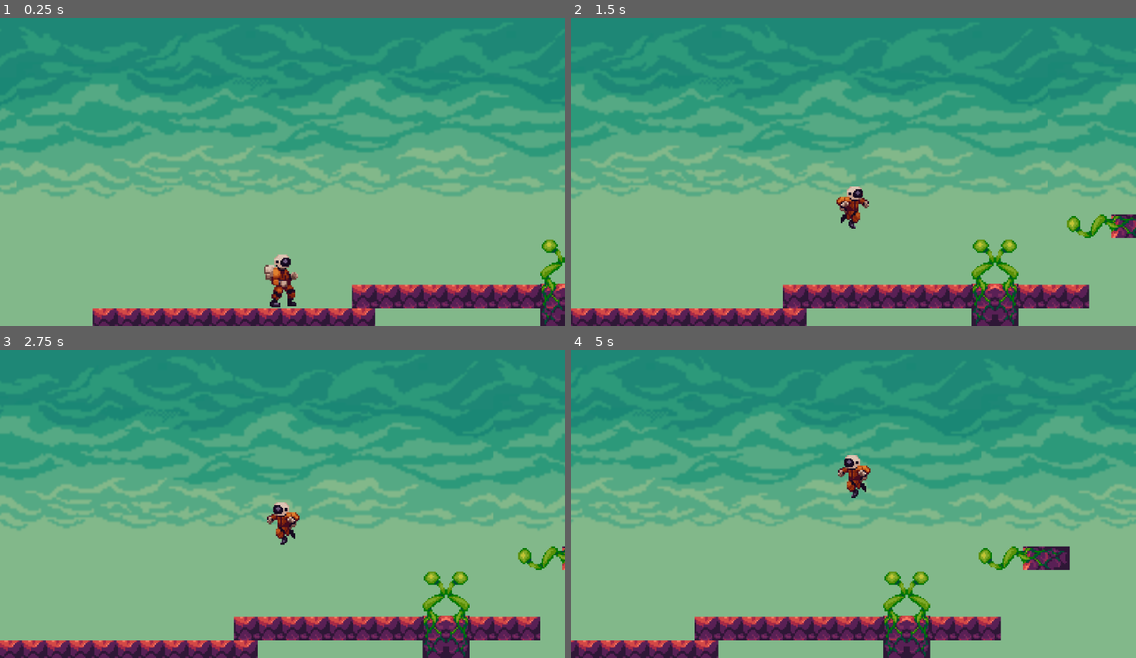
Above: before the commit, frames 1-4 (two rows, left to right).
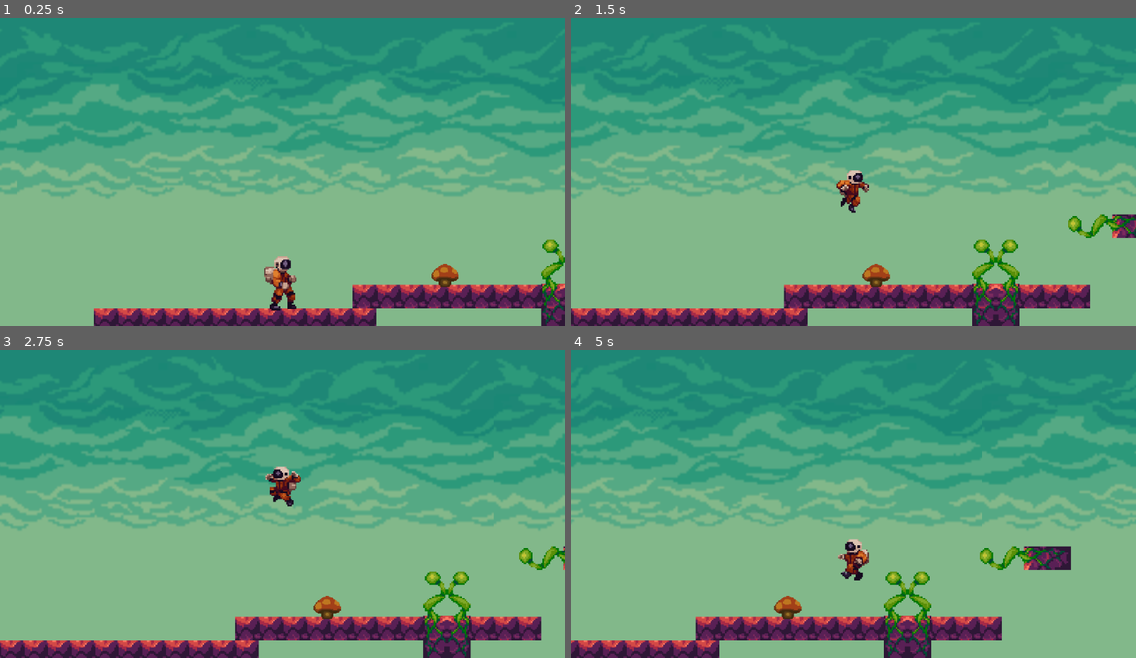
Above: after the commit, the same moments.

Repository: Eggsquisite/Regrowth
Game: Godot game, scene res://Levels/Level1.tscn
The game is run twice, just before and just after one commit, with the same random seed, the same clock (stepped at 60 frames per second) and the same inputs.
Inputs:
- Up to frame 1 (0.25 s): no input
- Up to frame 2 (1.5 s): hold D (right) from 0.53 s (still down); tap Space (jump) at 0.6, 0.77, 1.07, 1.35 s
- Up to frame 3 (2.75 s): tap Space (jump) at 1.52, 1.82, 2.1 s; release D (right) at 2.03 s; hold A (left) from 2.03 s (still down)
- Up to frame 4 (5 s): release A (left) at 2.78 s; hold D (right) 2.78-4.28 s; tap Space (jump) at 2.85, 3.02, 3.32, 3.6, 3.77, 4.07, 4.35, 4.52, 4.82 s; hold A (left) from 4.28 s (still down)

The runs differ from the first frame. In frame 1, 2.2% of the frame differs, in the area x 2-100%, y 53-100%; in frame 2, 3.1%; in frame 3, 3.2%, in the area x 0-100%, y 37-100%; in frame 4, 3.2%.

Commit message:
Added mushroom bounce

Diff:
--- /dev/null
+++ b/Interactables/Mushroom.gd
@@ -0,0 +1,11 @@
+extends AnimatedSprite
+
+
+func _ready():
+	$AnimationPlayer.play("mushroom_boost")
+
+
+func _on_Area2D_body_entered(body):
+	$AnimationPlayer.play("mushroom_boost")
+	if body.has_method("Boost"):
+		body.Boost()
--- /dev/null
+++ b/Interactables/MushroomBig.tscn
@@ -0,0 +1,61 @@
+[gd_scene load_steps=12 format=2]
+
+[ext_resource path="res://GFX/Interactables/Mushrooms/Big/mushroom7.png" type="Texture" id=1]
+[ext_resource path="res://GFX/Interactables/Mushrooms/Big/mushroom4.png" type="Texture" id=2]
+[ext_resource path="res://GFX/Interactables/Mushrooms/Big/mushroom5.png" type="Texture" id=3]
+[ext_resource path="res://GFX/Interactables/Mushrooms/Big/mushroom6.png" type="Texture" id=4]
+[ext_resource path="res://GFX/Interactables/Mushrooms/Big/mushroom2.png" type="Texture" id=5]
+[ext_resource path="res://GFX/Interactables/Mushrooms/Big/mushroom3.png" type="Texture" id=6]
+[ext_resource path="res://GFX/Interactables/Mushrooms/Big/mushroom1.png" type="Texture" id=7]
+[ext_resource path="res://Interactables/Mushroom.gd" type="Script" id=8]
+
+[sub_resource type="SpriteFrames" id=1]
+animations = [ {
+"frames": [ ExtResource( 1 ) ],
+"loop": false,
+"name": "idle",
+"speed": 5.0
+}, {
+"frames": [ ExtResource( 7 ), ExtResource( 5 ), ExtResource( 6 ), ExtResource( 2 ), ExtResource( 3 ), ExtResource( 4 ), ExtResource( 1 ) ],
+"loop": false,
+"name": "boost",
+"speed": 15.0
+} ]
+
+[sub_resource type="CapsuleShape2D" id=2]
+height = 15.5
+
+[sub_resource type="Animation" id=3]
+resource_name = "mushroom_boost"
+length = 0.5
+tracks/0/type = "value"
+tracks/0/path = NodePath(".:animation")
+tracks/0/interp = 1
+tracks/0/loop_wrap = true
+tracks/0/imported = false
+tracks/0/enabled = true
+tracks/0/keys = {
+"times": PoolRealArray( 0, 0.5 ),
+"transitions": PoolRealArray( 1, 1 ),
+"update": 1,
+"values": [ "boost", "idle" ]
+}
+
+[node name="MushroomBig" type="AnimatedSprite"]
+frames = SubResource( 1 )
+animation = "boost"
+frame = 6
+playing = true
+script = ExtResource( 8 )
+
+[node name="Area2D" type="Area2D" parent="."]
+collision_layer = 4
+
+[node name="CollisionShape2D" type="CollisionShape2D" parent="Area2D"]
+position = Vector2( 0, 6.25 )
+rotation = 1.5708
+shape = SubResource( 2 )
+
+[node name="AnimationPlayer" type="AnimationPlayer" parent="."]
+anims/mushroom_boost = SubResource( 3 )
+[connection signal="body_entered" from="Area2D" to="." method="_on_Area2D_body_entered"]
--- a/Levels/Level1.tscn
+++ b/Levels/Level1.tscn
@@ -1,7 +1,8 @@
-[gd_scene load_steps=3 format=2]
+[gd_scene load_steps=4 format=2]
 
 [ext_resource path="res://Player/Player.tscn" type="PackedScene" id=1]
 [ext_resource path="res://Levels/Tilemap.tres" type="TileSet" id=2]
+[ext_resource path="res://Interactables/MushroomBig.tscn" type="PackedScene" id=3]
 
 [node name="Level1" type="Node2D"]
 
@@ -13,3 +14,8 @@
 tile_data = PoolIntArray( 917534, -2147483647, 0, 917535, -2147483647, 65536, 917536, -2147483647, 131072, 917537, -214 …(655 unchanged characters)…
 
 [node name="Player" parent="." instance=ExtResource( 1 )]
+
+[node name="Mushroom" type="Node" parent="."]
+
+[node name="MushroomBig" parent="Mushroom" instance=ExtResource( 3 )]
+position = Vector2( 701.776, 521.607 )
--- a/Levels/Tilemap.tres
+++ b/Levels/Tilemap.tres
@@ -23,8 +23,113 @@
 [sub_resource type="ConvexPolygonShape2D" id=7]
 points = PoolVector2Array( 16, 16, 0, 16, 0, 0, 16, 0 )
 
+[sub_resource type="ConvexPolygonShape2D" id=8]
+points = PoolVector2Array( 16, 16, 0, 16, 0, 0, 16, 0 )
+
+[sub_resource type="ConvexPolygonShape2D" id=9]
+points = PoolVector2Array( 0, 0, 16, 0, 16, 16, 0, 16 )
+
+[sub_resource type="ConvexPolygonShape2D" id=10]
+points = PoolVector2Array( 0, 0, 16, 0, 16, 16, 0, 16 )
+
+[sub_resource type="ConvexPolygonShape2D" id=11]
+points = PoolVector2Array( 0, 0, 16, 0, 16, 16, 0, 16 )
+
+[sub_resource type="ConvexPolygonShape2D" id=12]
+points = PoolVector2Array( 0, 0, 16, 0, 16, 16, 0, 16 )
+
+[sub_resource type="ConvexPolygonShape2D" id=13]
+points = PoolVector2Array( 0, 0, 16, 0, 16, 16, 0, 16 )
+
+[sub_resource type="ConvexPolygonShape2D" id=14]
+points = PoolVector2Array( 0, 0, 16, 0, 16, 16, 0, 16 )
+
+[sub_resource type="ConvexPolygonShape2D" id=15]
+points = PoolVector2Array( 0, 0, 16, 0, 16, 16, 0, 16 )
+
+[sub_resource type="ConvexPolygonShape2D" id=16]
+points = PoolVector2Array( 0, 0, 16, 0, 16, 16, 0, 16 )
+
+[sub_resource type="ConvexPolygonShape2D" id=17]
+points = PoolVector2Array( 0, 0, 16, 0, 16, 16, 0, 16 )
+
+[sub_resource type="ConvexPolygonShape2D" id=18]
+points = PoolVector2Array( 0, 0, 16, 0, 16, 0, 0, 0 )
+
+[sub_resource type="ConvexPolygonShape2D" id=19]
+points = PoolVector2Array( 0, 0, 16, 0, 16, 16, 0, 16 )
+
+[sub_resource type="ConvexPolygonShape2D" id=20]
+points = PoolVector2Array( 0, 0, 16, 0, 16, 16, 0, 16 )
+
+[sub_resource type="ConvexPolygonShape2D" id=21]
+points = PoolVector2Array( 0, 0, 16, 0, 16, 16, 0, 16 )
+
+[sub_resource type="ConvexPolygonShape2D" id=22]
+points = PoolVector2Array( 0, 0, 16, 0, 16, 16, 0, 16 )
+
+[sub_resource type="ConvexPolygonShape2D" id=23]
+points = PoolVector2Array( 0, 0, 16, 0, 16, 16, 0, 16 )
+
+[sub_resource type="ConvexPolygonShape2D" id=24]
+points = PoolVector2Array( 0, 0, 16, 0, 16, 16, 0, 16 )
+
+[sub_resource type="ConvexPolygonShape2D" id=25]
+points = PoolVector2Array( 0, 0, 16, 0, 16, 16, 0, 16 )
+
+[sub_resource type="ConvexPolygonShape2D" id=26]
+points = PoolVector2Array( 0, 0, 16, 0, 16, 16, 0, 16 )
+
+[sub_resource type="ConvexPolygonShape2D" id=27]
+points = PoolVector2Array( 0, 0, 16, 0, 16, 16, 0, 16 )
+
+[sub_resource type="ConvexPolygonShape2D" id=28]
+points = PoolVector2Array( 0, 0, 16, 0, 16, 16, 0, 16 )
+
+[sub_resource type="ConvexPolygonShape2D" id=29]
+points = PoolVector2Array( 0, 0, 16, 0, 16, 16, 0, 16 )
+
+[sub_resource type="ConvexPolygonShape2D" id=30]
+points = PoolVector2Array( 0, 0, 16, 0, 16, 16, 0, 16 )
+
+[sub_resource type="ConvexPolygonShape2D" id=31]
+points = PoolVector2Array( 0, 0, 16, 0, 16, 16, 0, 16 )
+
+[sub_resource type="ConvexPolygonShape2D" id=32]
+points = PoolVector2Array( 0, 0, 16, 0, 16, 16, 0, 16 )
+
+[sub_resource type="ConvexPolygonShape2D" id=33]
+points = PoolVector2Array( 0, 0, 16, 0, 16, 16, 0, 16 )
+
+[sub_resource type="ConvexPolygonShape2D" id=34]
+points = PoolVector2Array( 0, 0, 16, 0, 16, 16, 0, 16 )
+
+[sub_resource type="ConvexPolygonShape2D" id=35]
+points = PoolVector2Array( 0, 0, 16, 0, 16, 16, 0, 16 )
+
+[sub_resource type="ConvexPolygonShape2D" id=36]
+points = PoolVector2Array( 0, 0, 16, 0, 16, 16, 0, 16 )
+
+[sub_resource type="ConvexPolygonShape2D" id=37]
+points = PoolVector2Array( 0, 0, 16, 0, 16, 16, 0, 16 )
+
+[sub_resource type="ConvexPolygonShape2D" id=38]
+points = PoolVector2Array( 0, 0, 16, 0, 16, 16, 0, 16 )
+
+[sub_resource type="ConvexPolygonShape2D" id=39]
+points = PoolVector2Array( 16, 16, 0, 16, 0, 0, 16, 0 )
+
+[sub_resource type="ConvexPolygonShape2D" id=40]
+points = PoolVector2Array( 16, 16, 0, 16, 0, 0, 16, 0 )
+
+[sub_resource type="ConvexPolygonShape2D" id=41]
+points = PoolVector2Array( 16, 16, 0, 16, 0, 0, 16, 0 )
+
+[sub_resource type="ConvexPolygonShape2D" id=42]
+points = PoolVector2Array( 16, 16, 0, 16, 0, 0, 16, 0 )
+
 [sub_resource type="ConvexPolygonShape2D" id=43]
-points = PoolVector2Array( 16, 16, 0, 16, 0, 0, 16, 0 )
+points = PoolVector2Array( 16, 0, 0, 0, 0, 0, 16, 0 )
 
 [sub_resource type="ConvexPolygonShape2D" id=44]
 points = PoolVector2Array( 0, 0, 16, 0, 16, 16, 0, 16 )
@@ -45,171 +150,66 @@
 points = PoolVector2Array( 0, 0, 16, 0, 16, 16, 0, 16 )
 
 [sub_resource type="ConvexPolygonShape2D" id=50]
-points = PoolVector2Array( 0, 0, 16, 0, 16, 16, 0, 16 )
+points = PoolVector2Array( 16, 16, 0, 16, 0, 0, 16, 0 )
 
 [sub_resource type="ConvexPolygonShape2D" id=51]
-points = PoolVector2Array( 0, 0, 16, 0, 16, 16, 0, 16 )
+points = PoolVector2Array( 16, 16, 0, 16, 0, 0, 16, 0 )
 
 [sub_resource type="ConvexPolygonShape2D" id=52]
-points = PoolVector2Array( 0, 0, 16, 0, 16, 16, 0, 16 )
+points = PoolVector2Array( 16, 16, 0, 16, 0, 0, 16, 0 )
 
 [sub_resource type="ConvexPolygonShape2D" id=53]
-points = PoolVector2Array( 0, 0, 16, 0, 16, 0, 0, 0 )
+points = PoolVector2Array( 16, 16, 0, 16, 0, 0, 16, 0 )
 
 [sub_resource type="ConvexPolygonShape2D" id=54]
-points = PoolVector2Array( 0, 0, 16, 0, 16, 16, 0, 16 )
+points = PoolVector2Array( 16, 16, 0, 16, 0, 0, 16, 0 )
 
 [sub_resource type="ConvexPolygonShape2D" id=55]
-points = PoolVector2Array( 0, 0, 16, 0, 16, 16, 0, 16 )
+points = PoolVector2Array( 16, 16, 0, 16, 0, 0, 16, 0 )
 
 [sub_resource type="ConvexPolygonShape2D" id=56]
-points = PoolVector2Array( 0, 0, 16, 0, 16, 16, 0, 16 )
+points = PoolVector2Array( 16, 16, 0, 16, 0, 0, 16, 0 )
 
 [sub_resource type="ConvexPolygonShape2D" id=57]
-points = PoolVector2Array( 0, 0, 16, 0, 16, 16, 0, 16 )
+points = PoolVector2Array( 16, 16, 0, 16, 0, 0, 16, 0 )
 
 [sub_resource type="ConvexPolygonShape2D" id=58]
-points = PoolVector2Array( 0, 0, 16, 0, 16, 16, 0, 16 )
+points = PoolVector2Array( 16, 16, 0, 16, 0, 0, 16, 0 )
 
 [sub_resource type="ConvexPolygonShape2D" id=59]
-points = PoolVector2Array( 0, 0, 16, 0, 16, 16, 0, 16 )
+points = PoolVector2Array( 16, 16, 0, 16, 0, 0, 16, 0 )
 
 [sub_resource type="ConvexPolygonShape2D" id=60]
-points = PoolVector2Array( 0, 0, 16, 0, 16, 16, 0, 16 )
+points = PoolVector2Array( 16, 16, 0, 16, 0, 0, 16, 0 )
 
 [sub_resource type="ConvexPolygonShape2D" id=61]
-points = PoolVector2Array( 0, 0, 16, 0, 16, 16, 0, 16 )
+points = PoolVector2Array( 16, 16, 0, 16, 0, 0, 16, 0 )
 
 [sub_resource type="ConvexPolygonShape2D" id=62]
-points = PoolVector2Array( 0, 0, 16, 0, 16, 16, 0, 16 )
+points = PoolVector2Array( 16, 16, 0, 16, 0, 16, 16, 16 )
 
 [sub_resource type="ConvexPolygonShape2D" id=63]
-points = PoolVector2Array( 0, 0, 16, 0, 16, 16, 0, 16 )
+points = PoolVector2Array( 16, 16, 0, 16, 0, 0, 16, 0 )
 
 [sub_resource type="ConvexPolygonShape2D" id=64]
-points = PoolVector2Array( 0, 0, 16, 0, 16, 16, 0, 16 )
+points = PoolVector2Array( 16, 16, 0, 16, 0, 0, 16, 0 )
 
 [sub_resource type="ConvexPolygonShape2D" id=65]
-points = PoolVector2Array( 0, 0, 16, 0, 16, 16, 0, 16 )
+points = PoolVector2Array( 16, 16, 0, 16, 0, 0, 16, 0 )
 
 [sub_resource type="ConvexPolygonShape2D" id=66]
-points = PoolVector2Array( 0, 0, 16, 0, 16, 16, 0, 16 )
+points = PoolVector2Array( 16, 16, 0, 16, 0, 0, 16, 0 )
 
 [sub_resource type="ConvexPolygonShape2D" id=67]
-points = PoolVector2Array( 0, 0, 16, 0, 16, 16, 0, 16 )
+points = PoolVector2Array( 16, 16, 0, 16, 0, 0, 16, 0 )
 
 [sub_resource type="ConvexPolygonShape2D" id=68]
-points = PoolVector2Array( 0, 0, 16, 0, 16, 16, 0, 16 )
+points = PoolVector2Array( 16, 16, 0, 16, 0, 0, 16, 0 )
 
 [sub_resource type="ConvexPolygonShape2D" id=69]
-points = PoolVector2Array( 0, 0, 16, 0, 16, 16, 0, 16 )
+points = PoolVector2Array( 16, 16, 0, 16, 0, 0, 16, 0 )
 
 [sub_resource type="ConvexPolygonShape2D" id=70]
-points = PoolVector2Array( 0, 0, 16, 0, 16, 16, 0, 16 )
-
-[sub_resource type="ConvexPolygonShape2D" id=71]
-points = PoolVector2Array( 0, 0, 16, 0, 16, 16, 0, 16 )
-
-[sub_resource type="ConvexPolygonShape2D" id=72]
-points = PoolVector2Array( 0, 0, 16, 0, 16, 16, 0, 16 )
-
-[sub_resource type="ConvexPolygonShape2D" id=73]
-points = PoolVector2Array( 0, 0, 16, 0, 16, 16, 0, 16 )
-
-[sub_resource type="ConvexPolygonShape2D" id=20]
-points = PoolVector2Array( 16, 16, 0, 16, 0, 0, 16, 0 )
-
-[sub_resource type="ConvexPolygonShape2D" id=21]
-points = PoolVector2Array( 16, 16, 0, 16, 0, 0, 16, 0 )
-
-[sub_resource type="ConvexPolygonShape2D" id=22]
-points = PoolVector2Array( 16, 16, 0, 16, 0, 0, 16, 0 )
-
-[sub_resource type="ConvexPolygonShape2D" id=23]
-points = PoolVector2Array( 16, 16, 0, 16, 0, 0, 16, 0 )
-
-[sub_resource type="ConvexPolygonShape2D" id=24]
-points = PoolVector2Array( 16, 0, 0, 0, 0, 0, 16, 0 )
-
-[sub_resource type="ConvexPolygonShape2D" id=25]
-points = PoolVector2Array( 0, 0, 16, 0, 16, 16, 0, 16 )
-
-[sub_resource type="ConvexPolygonShape2D" id=26]
-points = PoolVector2Array( 0, 0, 16, 0, 16, 16, 0, 16 )
-
-[sub_resource type="ConvexPolygonShape2D" id=27]
-points = PoolVector2Array( 0, 0, 16, 0, 16, 16, 0, 16 )
-
-[sub_resource type="ConvexPolygonShape2D" id=28]
-points = PoolVector2Array( 0, 0, 16, 0, 16, 16, 0, 16 )
-
-[sub_resource type="ConvexPolygonShape2D" id=29]
-points = PoolVector2Array( 0, 0, 16, 0, 16, 16, 0, 16 )
-
-[sub_resource type="ConvexPolygonShape2D" id=30]
-points = PoolVector2Array( 0, 0, 16, 0, 16, 16, 0, 16 )
-
-[sub_resource type="ConvexPolygonShape2D" id=31]
-points = PoolVector2Array( 16, 16, 0, 16, 0, 0, 16, 0 )
-
-[sub_resource type="ConvexPolygonShape2D" id=32]
-points = PoolVector2Array( 16, 16, 0, 16, 0, 0, 16, 0 )
-
-[sub_resource type="ConvexPolygonShape2D" id=33]
-points = PoolVector2Array( 16, 16, 0, 16, 0, 0, 16, 0 )
-
-[sub_resource type="ConvexPolygonShape2D" id=34]
-points = PoolVector2Array( 16, 16, 0, 16, 0, 0, 16, 0 )
-
-[sub_resource type="ConvexPolygonShape2D" id=74]
-points = PoolVector2Array( 16, 16, 0, 16, 0, 0, 16, 0 )
-
-[sub_resource type="ConvexPolygonShape2D" id=75]
-points = PoolVector2Array( 16, 16, 0, 16, 0, 0, 16, 0 )
-
-[sub_resource type="ConvexPolygonShape2D" id=35]
-points = PoolVector2Array( 16, 16, 0, 16, 0, 0, 16, 0 )
-
-[sub_resource type="ConvexPolygonShape2D" id=36]
-points = PoolVector2Array( 16, 16, 0, 16, 0, 0, 16, 0 )
-
-[sub_resource type="ConvexPolygonShape2D" id=39]
-points = PoolVector2Array( 16, 16, 0, 16, 0, 0, 16, 0 )
-
-[sub_resource type="ConvexPolygonShape2D" id=40]
-points = PoolVector2Array( 16, 16, 0, 16, 0, 0, 16, 0 )
-
-[sub_resource type="ConvexPolygonShape2D" id=37]
-points = PoolVector2Array( 16, 16, 0, 16, 0, 0, 16, 0 )
-
-[sub_resource type="ConvexPolygonShape2D" id=38]
-points = PoolVector2Array( 16, 16, 0, 16, 0, 0, 16, 0 )
-
-[sub_resource type="ConvexPolygonShape2D" id=76]
-points = PoolVector2Array( 16, 16, 0, 16, 0, 16, 16, 16 )
-
-[sub_resource type="ConvexPolygonShape2D" id=77]
-points = PoolVector2Array( 16, 16, 0, 16, 0, 0, 16, 0 )
-
-[sub_resource type="ConvexPolygonShape2D" id=78]
-points = PoolVector2Array( 16, 16, 0, 16, 0, 0, 16, 0 )
-
-[sub_resource type="ConvexPolygonShape2D" id=79]
-points = PoolVector2Array( 16, 16, 0, 16, 0, 0, 16, 0 )
-
-[sub_resource type="ConvexPolygonShape2D" id=80]
-points = PoolVector2Array( 16, 16, 0, 16, 0, 0, 16, 0 )
-
-[sub_resource type="ConvexPolygonShape2D" id=81]
-points = PoolVector2Array( 16, 16, 0, 16, 0, 0, 16, 0 )
-
-[sub_resource type="ConvexPolygonShape2D" id=82]
-points = PoolVector2Array( 16, 16, 0, 16, 0, 0, 16, 0 )
-
-[sub_resource type="ConvexPolygonShape2D" id=83]
-points = PoolVector2Array( 16, 16, 0, 16, 0, 0, 16, 0 )
-
-[sub_resource type="ConvexPolygonShape2D" id=84]
 points = PoolVector2Array( 16, 16, 0, 16, 0, 0, 16, 0 )
 
 [resource]
--- a/Player/Player.gd
+++ b/Player/Player.gd
@@ -2,12 +2,13 @@
 
 const UP = Vector2.UP
 const SPEED = 200
-const GRAVITY = 15
-const JUMP = 500
+const GRAVITY = 10
+const JUMP = 400
+const BOOST = 1.25
 
 signal animate
 var motion = Vector2.ZERO
-var isJumping = false
+var inAir = false
 var isCrouching = false
 
 
@@ -18,7 +19,8 @@
 func _physics_process(delta):
 	Apply_Gravity()
 	Jump()
-	Enable_Collision()
+	Check_Grounded()
+	Collision()
 	Move()
 	Animate()
 	move_and_slide(motion, UP)
@@ -27,7 +29,7 @@
 func Apply_Gravity():
 	if is_on_floor() and motion.y > 0:
 		motion.y = 0
-		isJumping = false
+		inAir = false
 	elif is_on_ceiling():
 		motion.y = GRAVITY
 	else:
@@ -35,15 +37,30 @@
 
 
 func Jump():
-	if Input.is_action_just_pressed("jump") and isJumping == false:
-		isJumping = true
+	if Input.is_action_just_pressed("jump") and inAir == false:
+		inAir = true
 		motion.y = 0
 		motion.y -= JUMP	# negative y values go up
 		$CollisionShape2D.disabled = true
 #		jump_sfx()
 
 
-func Enable_Collision():
+func Check_Grounded():
+	if not is_on_floor():
+		yield(get_tree(), "idle_frame")
+		inAir = true
+	else:
+		inAir = false
+
+
+func Boost():
+	position.y -= 1
+	yield(get_tree(), "idle_frame")
+	motion.y = 0
+	motion.y -= JUMP * BOOST
+
+
+func Collision():
 	if motion.y > 0:
 		$CollisionShape2D.disabled = false
 
--- a/Player/Player.tscn
+++ b/Player/Player.tscn
@@ -4,24 +4,22 @@
 [ext_resource path="res://GFX/Background/sky.png" type="Texture" id=18]
 [ext_resource path="res://Player/Player.gd" type="Script" id=20]
 
-[sub_resource type="CapsuleShape2D" id=2]
+[sub_resource type="CapsuleShape2D" id=1]
 radius = 14.8647
-height = 0.0
+height = 35.6347
 
 [node name="Player" type="KinematicBody2D"]
-position = Vector2( 481.723, 515.562 )
+position = Vector2( 480.532, 523.102 )
+collision_mask = 7
 script = ExtResource( 20 )
-__meta__ = {
-"_edit_group_": true
-}
 
 [node name="PlayerAnimation" parent="." instance=ExtResource( 1 )]
 animation = "idle"
-frame = 1
+frame = 2
 
 [node name="CollisionShape2D" type="CollisionShape2D" parent="."]
-position = Vector2( 1.49768, 33.9263 )
-shape = SubResource( 2 )
+position = Vector2( 1.49768, 11.6539 )
+shape = SubResource( 1 )
 
 [node name="Camera2D" type="Camera2D" parent="."]
 current = true
@@ -29,6 +27,9 @@
 limit_left = 0
 limit_top = 150
 limit_bottom = 600
+__meta__ = {
+"_edit_lock_": true
+}
 
 [node name="ParallaxBackground" type="ParallaxBackground" parent="Camera2D"]
 scroll_base_offset = Vector2( 0, 100 )
--- a/project.godot
+++ b/project.godot
@@ -76,6 +76,12 @@
  ]
 }
 
+[layer_names]
+
+2d_physics/layer_1="Player"
+2d_physics/layer_2="Interactables"
+2d_physics/layer_3="Mushroom"
+
 [rendering]
 
 environment/default_environment="res://default_env.tres"
Binary file added: GFX/Interactables/Mushrooms/Big/mushroom1.png
Not shown, added: GFX/Interactables/Mushrooms/Big/mushroom1.png.import
Binary file added: GFX/Interactables/Mushrooms/Big/mushroom2.png
Not shown, added: GFX/Interactables/Mushrooms/Big/mushroom2.png.import
Binary file added: GFX/Interactables/Mushrooms/Big/mushroom3.png
Not shown, added: GFX/Interactables/Mushrooms/Big/mushroom3.png.import
Binary file added: GFX/Interactables/Mushrooms/Big/mushroom4.png
Not shown, added: GFX/Interactables/Mushrooms/Big/mushroom4.png.import
Binary file added: GFX/Interactables/Mushrooms/Big/mushroom5.png
Not shown, added: GFX/Interactables/Mushrooms/Big/mushroom5.png.import
Binary file added: GFX/Interactables/Mushrooms/Big/mushroom6.png
Not shown, added: GFX/Interactables/Mushrooms/Big/mushroom6.png.import
(and 3 more such lines)
